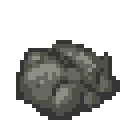
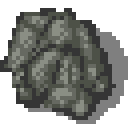
Layered file, before and after one edit (128px x 128px). Changes by layer:
added group "Layer Group #2" with 2 layers above "Layer Group #1" over (0, 8, 128, 124)
added layer "boulder l" in group "Layer Group #2" over (0, 8, 116, 120)
added layer "shadow" (50%) in group "Layer Group #2" over (24, 28, 128, 124)
moved "boulder m" into group "Layer Group #1", painted on it over (16, 40, 120, 120)
